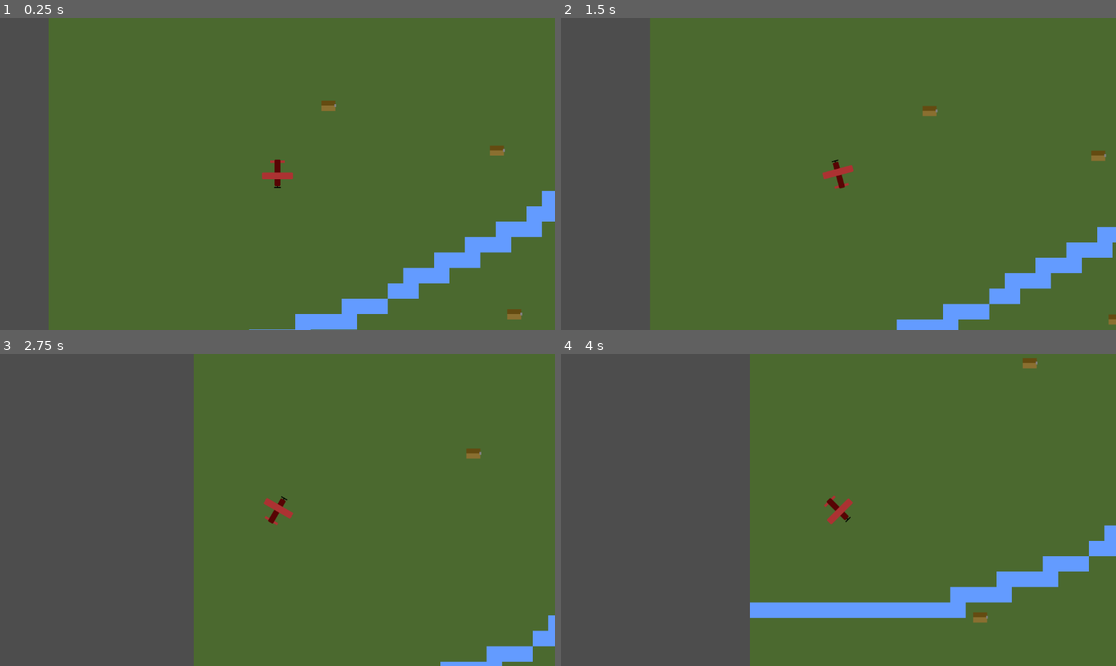
Above: before the commit, frames 1-4 (two rows, left to right).
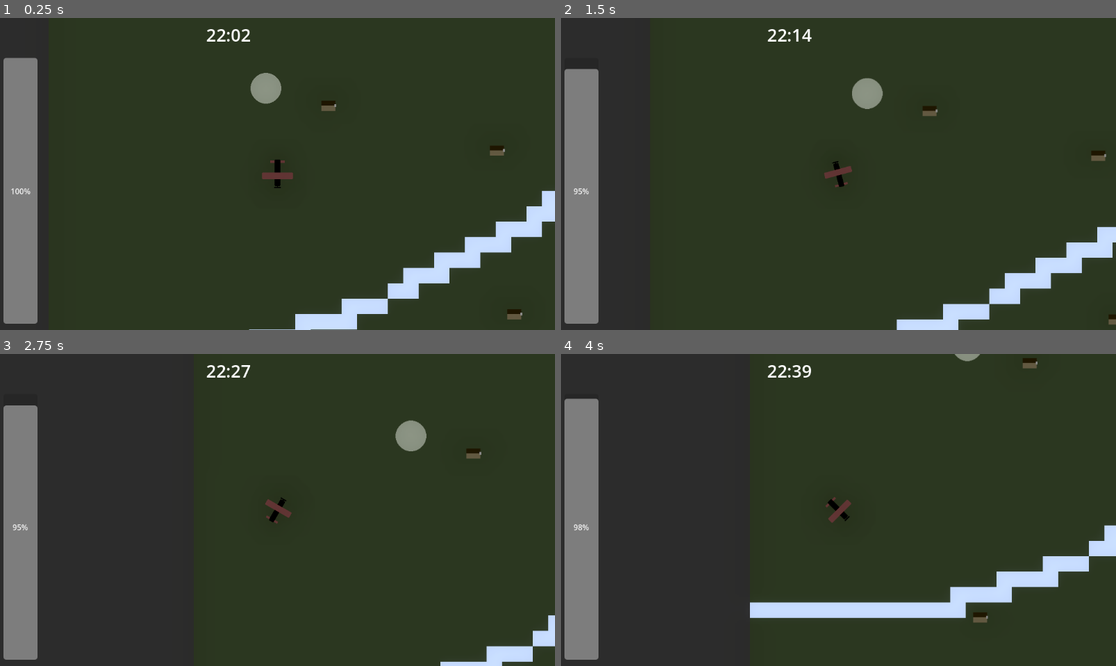
Above: after the commit, the same moments.

Repository: jsteele15/Night-witches
Game: Godot game, scene res://map/main.tscn
Same seed, same stepped clock (60 frames per second), same inputs: the game is played once before the commit and once after it. Before the commit the project has no main scene; this scene is started directly in both runs.
Inputs:
- Up to frame 1 (0.25 s): no input
- Up to frame 2 (1.5 s): hold D (right) 0.53-1.28 s; hold Space (bomb) 0.53-1.28 s; tap E (engine, bound only after the commit) at 0.8, 1.35 s; hold A (left) from 1.28 s (still down)
- Up to frame 3 (2.75 s): tap Space (bomb) at 1.55 s; release A (left) at 2.03 s; hold D (right) from 2.03 s (still down); hold Space (bomb) from 2.03 s (still down); tap E (engine, bound only after the commit) at 2.3 s
- Up to frame 4 (4 s): release Space (bomb) at 2.78 s; tap E (engine, bound only after the commit) at 2.85, 3.8 s; tap Space (bomb) at 3.05 s; release D (right) at 3.53 s; hold A (left) from 3.53 s (still down); hold Space (bomb) from 3.53 s (still down)

The runs differ from the first frame. In frame 1, 100% of the frame differs, in the area x 0-100%, y 0-100%; in frame 2, 100%; in frame 3, 100%; in frame 4, 100%.

Commit message:
bunch a changes
- added time
- added spotlights
- added hight

Diff:
--- a/night-witches/characters/player.gd
+++ b/night-witches/characters/player.gd
@@ -1,17 +1,31 @@
 extends CharacterBody2D
 
 @onready var main : Node2D = self.get_parent()
-const SPEED = 300.0
-const JUMP_VELOCITY = -400.0
+@onready var plane_image : Sprite2D = $Plane
+var speed : float = 300.0
+const MAX_SPEED : float = 300.0
+const BOTTOM_SPEED : float = 200.0
 var fuel : int = 100
 var FUEL_LOSS : int = 1
+var scale_by_height = [{ "min": 3000, "scale": Vector2(1, 1) },
+{ "min": 2500, "scale": Vector2(0.9, 0.9) },
+{ "min": 2000, "scale": Vector2(0.8, 0.8) },
+{ "min": 1500, "scale": Vector2(0.7, 0.7) },
+{ "min": 1000, "scale": Vector2(0.6, 0.6) },
+{ "min": 500, "scale": Vector2(0.5, 0.5) },
+]
 
 #for movement
 var left : bool = false
 var right : bool = false
+var engine_on : bool = true
 
 func _physics_process(delta: float) -> void:
+	if GameVars.player_alive == false:
+		return
 	_move(delta)
+	_change_hight()
+	_crash()
 
 func _input(event: InputEvent) -> void:
 	if event.is_action_pressed("left"):
@@ -28,6 +42,13 @@
 
 	if event.is_action_released("right"):
 		right = false
+
+	if event.is_action_pressed("engine"):
+		if engine_on == true:
+			engine_on = false
+		else:
+			engine_on = true
+		print(engine_on)
 
 #
 #
@@ -46,9 +67,35 @@
 		if left == true:
 			self.rotation_degrees -= 5
 	#position += transform.y * SPEED * delta
-	velocity = transform.y * SPEED
+	velocity = transform.y * speed
 	move_and_slide()
 
+func _change_hight():
+	"""if engine is off, reduce the hight and the sound of the player"""
+	if engine_on == true:
+		if GameVars.current_hight < GameVars.MAX_HIGHT:
+			#TODO change this to a tween, itll look nicer
+			GameVars.current_hight += GameVars.SPEED_LOSE_ALTITUDE
+
+	else:
+		if GameVars.current_hight > GameVars.LOWEST_HIGHT:
+			GameVars.current_hight -= GameVars.SPEED_LOSE_ALTITUDE
+
+	#to scale the images based on altitude
+	for entry in scale_by_height:
+		if GameVars.current_hight >= entry.min:
+			plane_image.scale = entry.scale
+			break
 
 func _bomb():
-	main.building_container.bombing()
+	"""check how many bomb we have left, if its zero, return"""
+	if GameVars.number_of_bombs > 0:
+		main.building_container.bombing()
+	else:
+		print("out of bombs")
+		return
+
+func _crash():
+	"""will check for hight then do a death"""
+	if GameVars.current_hight == GameVars.LOWEST_HIGHT:
+		GameVars.player_alive = false
--- /dev/null
+++ b/night-witches/map/base.tscn
@@ -0,0 +1,3 @@
+[gd_scene format=3 uid="uid://dhfepqtno77tg"]
+
+[node name="base" type="Area2D"]
--- a/night-witches/map/building.gd
+++ b/night-witches/map/building.gd
@@ -29,6 +29,7 @@
 func bombed():
 	if destroyed == false:
 		build_im.frame = 1
+		GameVars.current_points += GameVars.SMALL_TARGET
 		destroyed = true
 
 #
--- /dev/null
+++ b/night-witches/map/game_vars.gd
@@ -0,0 +1,26 @@
+extends Node
+
+#stuff related to the player
+#living status
+var player_alive : bool = true
+
+#for bombing
+var number_of_bombs : int = 5
+
+#for hight
+const MAX_HIGHT : int = 3000
+const LOWEST_HIGHT : int = 0
+const SPEED_LOSE_ALTITUDE : int = 5
+var current_hight : int = 3000
+
+#stuf related to the game state
+#clock times
+var cur_time : int = 1320
+const NIGHT_END : int = 360
+
+var night_over : bool = false
+
+#stuff for points
+var current_points : int = 0
+
+const SMALL_TARGET : int = 100
--- a/night-witches/map/ground_layer.tscn
+++ b/night-witches/map/ground_layer.tscn
@@ -1,6 +1,7 @@
-[gd_scene load_steps=4 format=4 uid="uid://1hlkjuhk8k81"]
+[gd_scene load_steps=5 format=4 uid="uid://1hlkjuhk8k81"]
 
 [ext_resource type="Texture2D" uid="uid://dtymiyx3362la" path="res://assets/img/ground tiles.png" id="1_ffjgw"]
+[ext_resource type="PackedScene" uid="uid://dpemb1eumhugd" path="res://map/spotlight.tscn" id="2_we27d"]
 
 [sub_resource type="TileSetAtlasSource" id="TileSetAtlasSource_we27d"]
 texture = ExtResource("1_ffjgw")
@@ -23,3 +24,8 @@
 
 [node name="CollisionPolygon2D" type="CollisionPolygon2D" parent="walls"]
 polygon = PackedVector2Array(501, 0, 227, -146, -391, -122, -491, 1164, -342, 1438, 87, 1498, 96, 1383, 1, 1365, -3, 66, 117, 6)
+
+[node name="spotlights" type="Node" parent="."]
+
+[node name="Spotlight" parent="spotlights" instance=ExtResource("2_we27d")]
+position = Vector2(451, 459)
--- a/night-witches/map/main.tscn
+++ b/night-witches/map/main.tscn
@@ -1,9 +1,13 @@
-[gd_scene load_steps=5 format=3 uid="uid://brlqrc2qsr4pe"]
+[gd_scene load_steps=8 format=3 uid="uid://brlqrc2qsr4pe"]
 
 [ext_resource type="PackedScene" uid="uid://1hlkjuhk8k81" path="res://map/ground_layer.tscn" id="1_cb1di"]
 [ext_resource type="Script" uid="uid://dta01taeq0f5h" path="res://map/main.gd" id="1_ukg08"]
 [ext_resource type="PackedScene" uid="uid://bg74y0aekh2w4" path="res://characters/player.tscn" id="2_i5wha"]
 [ext_resource type="PackedScene" uid="uid://3wqwvlj82yr" path="res://map/building_container.tscn" id="3_2g53n"]
+[ext_resource type="PackedScene" uid="uid://bkighx3mjbtj" path="res://map/world.tscn" id="5_kdw7h"]
+[ext_resource type="PackedScene" uid="uid://28grpjl81215" path="res://ui/ui.tscn" id="6_vthes"]
+
+[sub_resource type="Compositor" id="Compositor_kdw7h"]
 
 [node name="main" type="Node2D"]
 script = ExtResource("1_ukg08")
@@ -15,3 +19,8 @@
 [node name="player" parent="." instance=ExtResource("2_i5wha")]
 z_index = 10
 position = Vector2(475, 562)
+
+[node name="WorldEnvironment" parent="." instance=ExtResource("5_kdw7h")]
+compositor = SubResource("Compositor_kdw7h")
+
+[node name="ui" parent="." instance=ExtResource("6_vthes")]
--- /dev/null
+++ b/night-witches/map/spotlight.gd
@@ -0,0 +1,31 @@
+extends CharacterBody2D
+
+var plane_entered : bool = false
+var starting_point : Vector2
+
+func _input(event: InputEvent) -> void:
+	starting_point = self.global_position
+
+func _physics_process(delta: float) -> void:
+	_move_spotlight(delta)
+
+#
+#
+#	private functions
+#
+#
+
+func _move_spotlight(delta: float):
+	"""i guess move the spotlight back and fourth between two positions
+	unless the players in it, in which case follow it"""
+
+func _on_spotlight_area_body_entered(body: Node2D) -> void:
+	if body.has_method("_bomb"):
+		print("plane entered")
+		plane_entered = true
+
+
+func _on_spotlight_area_body_exited(body: Node2D) -> void:
+	if body.has_method("_bomb"):
+		print("plane entered")
+		plane_entered = false
--- /dev/null
+++ b/night-witches/map/spotlight.tscn
@@ -0,0 +1,22 @@
+[gd_scene load_steps=4 format=3 uid="uid://dpemb1eumhugd"]
+
+[ext_resource type="Script" uid="uid://d1dlsanxcu0e4" path="res://map/spotlight.gd" id="1_3v3oj"]
+[ext_resource type="Texture2D" uid="uid://b58bibcquesn1" path="res://assets/img/spotlight.png" id="2_elxgb"]
+
+[sub_resource type="CircleShape2D" id="CircleShape2D_0xr2c"]
+radius = 30.0
+
+[node name="Spotlight" type="CharacterBody2D"]
+script = ExtResource("1_3v3oj")
+
+[node name="spotlight area" type="Area2D" parent="."]
+
+[node name="CollisionShape2D" type="CollisionShape2D" parent="spotlight area"]
+shape = SubResource("CircleShape2D_0xr2c")
+
+[node name="image" type="Sprite2D" parent="."]
+modulate = Color(1, 1, 1, 0.27450982)
+texture = ExtResource("2_elxgb")
+
+[connection signal="body_entered" from="spotlight area" to="." method="_on_spotlight_area_body_entered"]
+[connection signal="body_exited" from="spotlight area" to="." method="_on_spotlight_area_body_exited"]
--- /dev/null
+++ b/night-witches/map/world.tres
@@ -0,0 +1,11 @@
+[gd_resource type="Environment" format=3 uid="uid://mc4ey7ayuxlu"]
+
+[resource]
+background_mode = 3
+glow_enabled = true
+glow_bloom = 0.13
+fog_light_energy = 3.1
+fog_sun_scatter = 0.63
+adjustment_enabled = true
+adjustment_contrast = 1.86
+adjustment_saturation = 0.19
--- /dev/null
+++ b/night-witches/map/world.tscn
@@ -0,0 +1,6 @@
+[gd_scene load_steps=2 format=3 uid="uid://bkighx3mjbtj"]
+
+[ext_resource type="Environment" uid="uid://mc4ey7ayuxlu" path="res://map/world.tres" id="1_jcx38"]
+
+[node name="WorldEnvironment" type="WorldEnvironment"]
+environment = ExtResource("1_jcx38")
--- a/night-witches/project.godot
+++ b/night-witches/project.godot
@@ -11,8 +11,13 @@
 [application]
 
 config/name="Night witches"
+run/main_scene="uid://brlqrc2qsr4pe"
 config/features=PackedStringArray("4.5", "GL Compatibility")
 config/icon="res://icon.svg"
+
+[autoload]
+
+GameVars="*res://map/game_vars.gd"
 
 [input]
 
@@ -33,6 +38,11 @@
 "events": [Object(InputEventKey,"resource_local_to_scene":false,"resource_name":"","device":-1,"window_id":0,"alt_press …(191 unchanged characters)…
 ]
 }
+engine={
+"deadzone": 0.2,
+"events": [Object(InputEventKey,"resource_local_to_scene":false,"resource_name":"","device":-1,"window_id":0,"alt_pressed":false,"shift_pressed":false,"ctrl_pressed":false,"meta_pressed":false,"pressed":false,"keycode":0,"physical_keycode":69,"key_label":0,"unicode":101,"location":0,"echo":false,"script":null)
+]
+}
 
 [rendering]
 
--- /dev/null
+++ b/night-witches/ui/altitude_bar.gd
@@ -0,0 +1,11 @@
+extends Control
+
+@onready var alt_bar : ProgressBar = $ProgressBar
+# Called when the node enters the scene tree for the first time.
+func _ready() -> void:
+	alt_bar.step = GameVars.SPEED_LOSE_ALTITUDE
+
+
+# Called every frame. 'delta' is the elapsed time since the previous frame.
+func _process(delta: float) -> void:
+	alt_bar.value = GameVars.current_hight
--- /dev/null
+++ b/night-witches/ui/altitude_bar.tscn
@@ -0,0 +1,24 @@
+[gd_scene load_steps=2 format=3 uid="uid://rye13sdxr8wl"]
+
+[ext_resource type="Script" uid="uid://4pfuiru7fujv" path="res://ui/altitude_bar.gd" id="1_616gt"]
+
+[node name="altitude bar" type="Control"]
+layout_mode = 3
+anchor_bottom = 1.0
+offset_left = 10.0
+offset_top = 10.0
+offset_right = 81.0
+offset_bottom = -10.0
+grow_horizontal = 2
+grow_vertical = 2
+script = ExtResource("1_616gt")
+
+[node name="ProgressBar" type="ProgressBar" parent="."]
+layout_mode = 1
+anchors_preset = 15
+anchor_right = 1.0
+anchor_bottom = 1.0
+grow_horizontal = 2
+grow_vertical = 2
+max_value = 3000.0
+fill_mode = 3
--- /dev/null
+++ b/night-witches/ui/timer_top.gd
@@ -0,0 +1,34 @@
+extends Control
+
+
+@onready var timer_text : RichTextLabel = $RichTextLabel
+@onready var timer : Timer = $"game timer"
+
+var end_triggered : bool = false
+func _ready():
+	_update_label()  # show initial time
+
+
+
+func _update_label():
+	var minutes = int(GameVars.cur_time / 60)
+	var seconds = int(GameVars.cur_time % 60)
+	timer_text.text = "%02d:%02d" % [minutes, seconds]
+
+
+func _on_game_timer_timeout() -> void:
+	if GameVars.night_over == true or GameVars.player_alive == false:
+		timer.stop()
+		return
+
+	GameVars.cur_time += 1
+
+	#to take into account the 24 hour clock
+	if GameVars.cur_time == 1440:
+		GameVars.cur_time = 0000
+
+	#to take into acccount the end of the night
+	if GameVars.cur_time == 360:
+		GameVars.night_over = true
+
+	_update_label()
--- /dev/null
+++ b/night-witches/ui/timer_top.tscn
@@ -0,0 +1,31 @@
+[gd_scene load_steps=2 format=3 uid="uid://bgt42kf48x0se"]
+
+[ext_resource type="Script" uid="uid://cj6ongxufckw5" path="res://ui/timer_top.gd" id="1_30jxs"]
+
+[node name="timer top" type="Control"]
+layout_mode = 3
+anchor_right = 1.0
+anchor_bottom = 1.0
+offset_top = 10.0
+grow_horizontal = 2
+grow_vertical = 2
+script = ExtResource("1_30jxs")
+
+[node name="RichTextLabel" type="RichTextLabel" parent="."]
+layout_mode = 1
+anchors_preset = -1
+anchor_left = 0.46400002
+anchor_right = 0.46400002
+offset_left = -108.528015
+offset_top = 8.0
+offset_right = 109.471985
+offset_bottom = 71.0
+theme_override_font_sizes/normal_font_size = 36
+bbcode_enabled = true
+text = "[center]00:00"
+
+[node name="game timer" type="Timer" parent="."]
+wait_time = 0.1
+autostart = true
+
+[connection signal="timeout" from="game timer" to="." method="_on_game_timer_timeout"]
--- /dev/null
+++ b/night-witches/ui/ui.gd
@@ -0,0 +1,17 @@
+extends CanvasLayer
+
+@onready var fail_text : RichTextLabel = $"fail text"
+
+# Called when the node enters the scene tree for the first time.
+func _ready() -> void:
+	pass # Replace with function body.
+
+
+# Called every frame. 'delta' is the elapsed time since the previous frame.
+func _process(delta: float) -> void:
+	if GameVars.player_alive == false:
+		fail_text.visible = true
+
+	if GameVars.night_over == true:
+		fail_text.text = "[center]Night over, points {p}".format({"p": GameVars.current_points})
+		fail_text.visible = true
--- a/night-witches/ui/ui.tscn
+++ b/night-witches/ui/ui.tscn
@@ -1,3 +1,38 @@
-[gd_scene format=3 uid="uid://28grpjl81215"]
+[gd_scene load_steps=4 format=3 uid="uid://28grpjl81215"]
+
+[ext_resource type="Script" uid="uid://d3m4vlek1ox56" path="res://ui/ui.gd" id="1_ks8t7"]
+[ext_resource type="PackedScene" uid="uid://rye13sdxr8wl" path="res://ui/altitude_bar.tscn" id="1_nb4k0"]
+[ext_resource type="PackedScene" uid="uid://bgt42kf48x0se" path="res://ui/timer_top.tscn" id="3_wl5ax"]
 
 [node name="ui" type="CanvasLayer"]
+script = ExtResource("1_ks8t7")
+
+[node name="altitude bar" parent="." instance=ExtResource("1_nb4k0")]
+anchors_preset = 9
+offset_left = 7.0
+offset_top = 83.0
+offset_right = 78.0
+offset_bottom = -13.0
+grow_horizontal = 1
+
+[node name="fail text" type="RichTextLabel" parent="."]
+visible = false
+anchors_preset = 15
+anchor_right = 1.0
+anchor_bottom = 1.0
+offset_left = 309.0
+offset_top = 240.0
+offset_right = -24.0
+offset_bottom = -155.0
+size_flags_horizontal = 3
+size_flags_vertical = 3
+theme_override_font_sizes/normal_font_size = 70
+bbcode_enabled = true
+text = "YOU CRASHED"
+
+[node name="timer top" parent="." instance=ExtResource("3_wl5ax")]
+anchors_preset = 15
+offset_left = 2.0
+offset_top = 2.0
+offset_right = 2.0
+offset_bottom = -8.0
--- /dev/null
+++ b/night-witches/ui/vis_indicator.gd
@@ -0,0 +1,11 @@
+extends Control
+
+
+# Called when the node enters the scene tree for the first time.
+func _ready() -> void:
+	pass # Replace with function body.
+
+
+# Called every frame. 'delta' is the elapsed time since the previous frame.
+func _process(delta: float) -> void:
+	pass
--- /dev/null
+++ b/night-witches/ui/vis_indicator.tscn
@@ -0,0 +1,20 @@
+[gd_scene load_steps=3 format=3 uid="uid://brnf6mgju1lb8"]
+
+[ext_resource type="Script" uid="uid://ctef2f13ak71t" path="res://ui/vis_indicator.gd" id="1_eluug"]
+[ext_resource type="Texture2D" uid="uid://brwrs7e3yo1pq" path="res://assets/img/visibility_indicator.png" id="1_uxbk8"]
+
+[node name="VisIndicator" type="Control"]
+layout_mode = 3
+anchor_right = 1.0
+anchor_bottom = 1.0
+offset_left = 10.0
+offset_top = 10.0
+grow_horizontal = 2
+grow_vertical = 2
+script = ExtResource("1_eluug")
+
+[node name="plane im" type="TextureRect" parent="."]
+layout_mode = 0
+offset_right = 40.0
+offset_bottom = 40.0
+texture = ExtResource("1_uxbk8")
Binary file added: night-witches/assets/img/spotlight.png
Not shown, added: night-witches/assets/img/spotlight.png.import
Binary file added: night-witches/assets/img/visibility_indicator.png
Not shown, added: night-witches/assets/img/visibility_indicator.png.import
Not shown, added: night-witches/map/game_vars.gd.uid
Not shown, added: night-witches/map/spotlight.gd.uid
Not shown, added: night-witches/ui/altitude_bar.gd.uid
Not shown, added: night-witches/ui/timer_top.gd.uid
Not shown, added: night-witches/ui/ui.gd.uid
Not shown, added: night-witches/ui/vis_indicator.gd.uid
